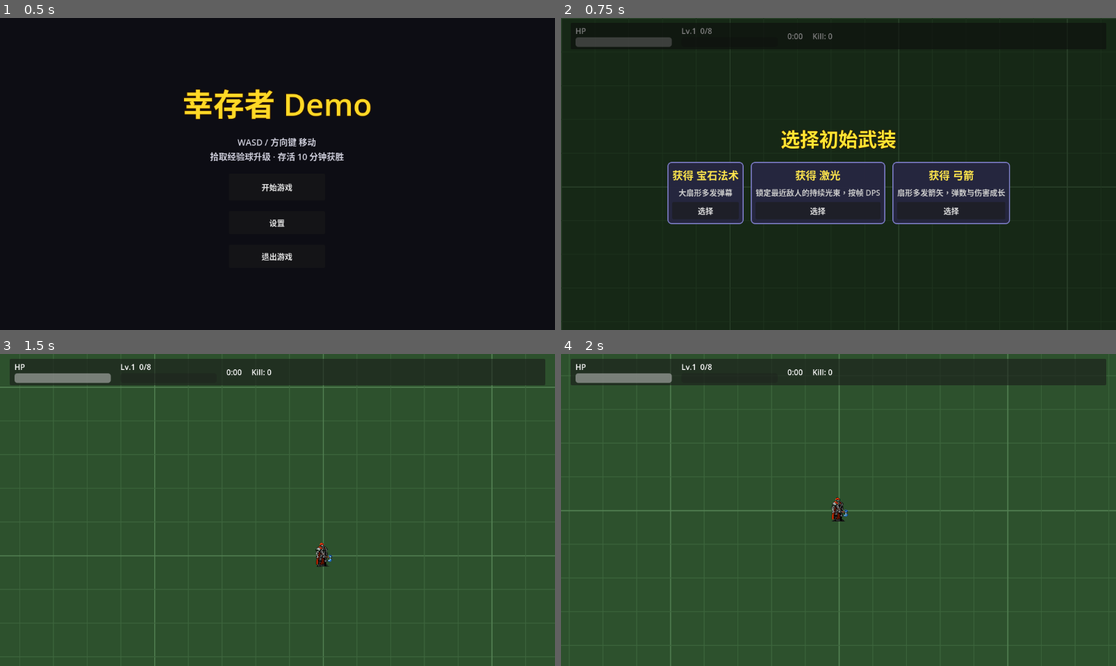
Above: before the commit, frames 1-4 (two rows, left to right).
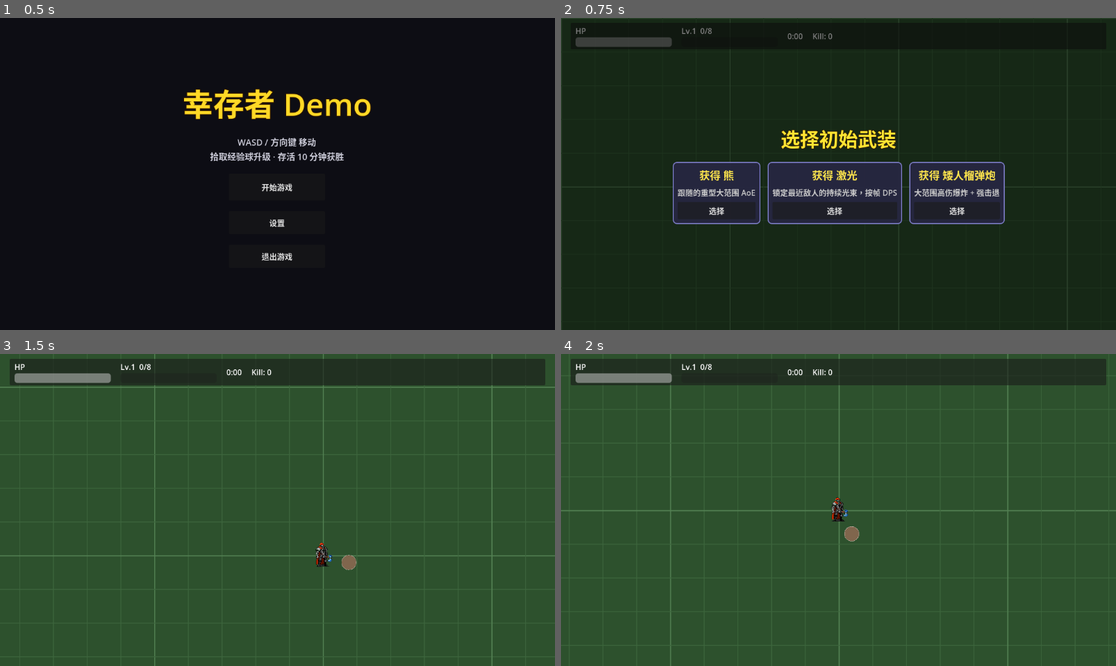
Above: after the commit, the same moments.

Repository: XxRa1n/demo-01
Game: Godot game, scene res://scenes/entry.tscn
Same seed, same stepped clock (60 frames per second), same inputs: the game is played once before the commit and once after it.
Inputs:
- Up to frame 1 (0.5 s): no input
- Up to frame 2 (0.75 s): click "开始游戏" at 0.5 s
- Up to frame 3 (1.5 s): click "选择" at 1.25 s
- Up to frame 4 (2 s): no input

Frame 1 is identical in both runs. In frame 2, 3.7% of the frame differs, in the area x 19-81%, y 46-67%; in frame 3, 0.1%; in frame 4, 0.1%.

Commit message:
feat: 新增 SlashArea/Minion 武器，完成 宝石.md 全 21 把武器目录
- effects/slash.gd: 瞬时扇形斩击实体（_ready 立即命中 + 短暂淡出）
- effects/minion.gd: 召唤物实体（环绕玩家公转 + 周期自动攻击，aoe 脉冲 / ranged 直射弹）
- WeaponBase: _sync_minions 助手（factory Callable 幂等同步数量）
- 7 把 8 级武器 + 注册进 WEAPON_CATALOG：长剑/巨剑/棍子(SlashArea)、炮台/猫/龙/熊(Minion)
- 武器目录现 21 把，覆盖 ProjectileBase/LocatedBase/Beam/Shockwave/OrbitEntity/SlashArea/Minion 七个基类

Co-Authored-By: Claude <noreply@anthropic.com>

Diff:
--- a/autoload/upgrade_manager.gd
+++ b/autoload/upgrade_manager.gd
@@ -126,6 +126,62 @@
 		"script_path": "res://scripts/weapon/weapon_holy_book.gd",
 		"node_name": "WeaponHolyBook",
 		"icon_color": Color(0.95, 0.92, 0.6),
+	},
+	{
+		"id": &"sword",
+		"display_name": "长剑",
+		"desc": "瞬时扇形斩击 + 强击退",
+		"script_path": "res://scripts/weapon/weapon_sword.gd",
+		"node_name": "WeaponSword",
+		"icon_color": Color(0.9, 0.9, 0.95),
+	},
+	{
+		"id": &"greatsword",
+		"display_name": "巨剑",
+		"desc": "更宽更大的斩击，高伤慢速",
+		"script_path": "res://scripts/weapon/weapon_greatsword.gd",
+		"node_name": "WeaponGreatsword",
+		"icon_color": Color(0.7, 0.7, 0.8),
+	},
+	{
+		"id": &"staff",
+		"display_name": "棍子",
+		"desc": "较窄但快的斩击",
+		"script_path": "res://scripts/weapon/weapon_staff.gd",
+		"node_name": "WeaponStaff",
+		"icon_color": Color(0.75, 0.55, 0.3),
+	},
+	{
+		"id": &"turret",
+		"display_name": "炮台",
+		"desc": "环绕炮台，自动发射直射弹",
+		"script_path": "res://scripts/weapon/weapon_turret.gd",
+		"node_name": "WeaponTurret",
+		"icon_color": Color(0.5, 0.5, 0.6),
+	},
+	{
+		"id": &"cat",
+		"display_name": "猫",
+		"desc": "跟随的快速近战 AoE",
+		"script_path": "res://scripts/weapon/weapon_cat.gd",
+		"node_name": "WeaponCat",
+		"icon_color": Color(0.9, 0.7, 0.4),
+	},
+	{
+		"id": &"dragon",
+		"display_name": "龙",
+		"desc": "跟随的吐息 AoE，附燃烧",
+		"script_path": "res://scripts/weapon/weapon_dragon.gd",
+		"node_name": "WeaponDragon",
+		"icon_color": Color(0.95, 0.4, 0.3),
+	},
+	{
+		"id": &"bear",
+		"display_name": "熊",
+		"desc": "跟随的重型大范围 AoE",
+		"script_path": "res://scripts/weapon/weapon_bear.gd",
+		"node_name": "WeaponBear",
+		"icon_color": Color(0.5, 0.4, 0.3),
 	},
 ]
 
--- /dev/null
+++ b/effects/minion.gd
@@ -0,0 +1,102 @@
+extends Node2D
+
+const DamageInfo = preload("res://scripts/combat/damage_info.gd")
+const projectile_scene: PackedScene = preload("res://scenes/projectile.tscn")
+
+## 召唤物（炮台/猫/龙/熊用）：环绕玩家公转，周期自动攻击射程内最近敌人。
+## attack_kind: "aoe"=自身周围 AoE 脉冲(猫/龙/熊)；"ranged"=发射直射弹(炮台)。
+
+var orbit_radius: float = 60.0
+var orbit_speed: float = 2.0
+var base_angle: float = 0.0
+var angle: float = 0.0
+
+var attack_range: float = 160.0
+var attack_interval: float = 0.8
+var attack_radius: float = 45.0   # aoe 半径
+var damage: float = 8.0
+var proj_speed: float = 520.0
+var attack_kind: String = "aoe"
+var element: int = DamageInfo.Element.NONE
+var source_weapon: Node = null
+var color: Color = Color(0.8, 0.6, 0.4)
+var size: int = 16
+
+var _timer: float = 0.0
+
+
+func setup(p_orbit_r: float, p_orbit_spd: float, p_atk_range: float, p_atk_interval: float, p_atk_radius: float, p_damage: float, p_kind: String, p_color: Color, p_size: int, p_element: int = DamageInfo.Element.NONE, p_source: Node = null) -> void:
+	orbit_radius = p_orbit_r
+	orbit_speed = p_orbit_spd
+	attack_range = p_atk_range
+	attack_interval = p_atk_interval
+	attack_radius = p_atk_radius
+	damage = p_damage
+	attack_kind = p_kind
+	color = p_color
+	size = p_size
+	element = p_element
+	source_weapon = p_source
+
+
+func set_base_angle(a: float) -> void:
+	base_angle = a
+
+
+func _physics_process(delta: float) -> void:
+	if game_manager.game_over or game_manager.is_paused:
+		return
+	if not is_instance_valid(game_manager.player):
+		return
+	angle = fmod(angle + orbit_speed * delta, TAU)
+	global_position = game_manager.player.global_position + Vector2.from_angle(base_angle + angle) * orbit_radius
+
+	_timer -= delta
+	if _timer <= 0.0:
+		var nearest := _find_nearest_in_range()
+		if nearest != null:
+			_timer = attack_interval
+			_attack(nearest)
+		else:
+			_timer = 0.2  # 无目标，稍后重试
+	queue_redraw()
+
+
+func _attack(nearest: Node) -> void:
+	if attack_kind == "ranged":
+		var dir: Vector2 = (nearest.global_position - global_position).normalized()
+		var proj := projectile_scene.instantiate()
+		proj.setup(damage, proj_speed, dir, 0, element, source_weapon)
+		proj.global_position = global_position
+		if is_instance_valid(get_parent()):
+			get_parent().add_child(proj)
+	else:
+		# 自身周围 AoE
+		if enemy_spawner.enemies_container:
+			for e in enemy_spawner.enemies_container.get_children():
+				if not (e is CharacterBody2D) or not is_instance_valid(e):
+					continue
+				if global_position.distance_to(e.global_position) > attack_radius:
+					continue
+				var info := DamageInfo.new(damage, element, Vector2.ZERO, 0.0)
+				info.source_weapon = source_weapon
+				combat_system.damage_enemy(e, info)
+
+
+func _find_nearest_in_range() -> Node:
+	if not enemy_spawner.enemies_container:
+		return null
+	var nearest: Node = null
+	var nd: float = attack_range
+	for c in enemy_spawner.enemies_container.get_children():
+		if c is CharacterBody2D and is_instance_valid(c):
+			var d: float = global_position.distance_to(c.global_position)
+			if d < nd:
+				nd = d
+				nearest = c
+	return nearest
+
+
+func _draw() -> void:
+	draw_circle(Vector2.ZERO, float(size), color)
+	draw_arc(Vector2.ZERO, float(size), 0.0, TAU, 20, Color(1, 1, 1, 0.5), 1.0)
--- /dev/null
+++ b/effects/slash.gd
@@ -0,0 +1,64 @@
+extends Node2D
+
+const DamageInfo = preload("res://scripts/combat/damage_info.gd")
+
+## 斩击区域（长剑/巨剑/棍子用）：朝 facing 方向的瞬时扇形斩击，命中范围内全部敌人一次 + 击退。
+## _ready 时立即结算命中，随后短暂淡出消失。
+
+const LIFE: float = 0.18
+
+var radius: float = 120.0
+var arc: float = 1.75       # ~100°
+var damage: float = 14.0
+var knockback: float = 300.0
+var facing: Vector2 = Vector2.RIGHT
+var element: int = DamageInfo.Element.NONE
+var source_weapon: Node = null
+
+var _life: float = LIFE
+
+
+func setup(p_radius: float, p_arc: float, p_damage: float, p_knockback: float, p_facing: Vector2, p_element: int = DamageInfo.Element.NONE, p_source: Node = null) -> void:
+	radius = p_radius
+	arc = p_arc
+	damage = p_damage
+	knockback = p_knockback
+	facing = p_facing
+	element = p_element
+	source_weapon = p_source
+
+
+func _ready() -> void:
+	var half_arc: float = arc * 0.5
+	if enemy_spawner.enemies_container:
+		for e in enemy_spawner.enemies_container.get_children():
+			if not (e is CharacterBody2D) or not is_instance_valid(e):
+				continue
+			var rel: Vector2 = e.global_position - global_position
+			var d: float = rel.length()
+			if d > radius:
+				continue
+			if d > 0.001 and abs(rel.angle_to(facing)) > half_arc:
+				continue
+			var kdir: Vector2 = rel.normalized() if d > 0.001 else facing
+			var info := DamageInfo.new(damage, element, kdir, knockback)
+			info.source_weapon = source_weapon
+			combat_system.damage_enemy(e, info)
+
+
+func _process(delta: float) -> void:
+	_life -= delta
+	queue_redraw()
+	if _life <= 0.0:
+		queue_free()
+
+
+func _draw() -> void:
+	var alpha: float = clampf(_life / LIFE, 0.0, 1.0)
+	var col := Color(1.0, 1.0, 1.0, 0.5 * alpha)
+	var a0: float = facing.angle() - arc * 0.5
+	# 扇形外弧
+	draw_arc(Vector2.ZERO, radius, a0, a0 + arc, 24, col, 3.0)
+	# 扇形两条边
+	draw_line(Vector2.ZERO, Vector2.from_angle(a0) * radius, col, 2.0)
+	draw_line(Vector2.ZERO, Vector2.from_angle(a0 + arc) * radius, col, 2.0)
--- a/scripts/weapon/weapon_base.gd
+++ b/scripts/weapon/weapon_base.gd
@@ -28,6 +28,9 @@
 
 ## 环绕实体缓存（OrbitEntity 类武器用：旋转飞斧 / 环绕圣经）
 var _orbit_blades: Array = []
+
+## 召唤物缓存（Minion 类武器用：炮台 / 猫 / 龙 / 熊）
+var _minions: Array = []
 
 
 func _ready() -> void:
@@ -164,3 +167,21 @@
 	for i in _orbit_blades.size():
 		var base_angle: float = (float(i) / float(max(_orbit_blades.size(), 1))) * TAU
 		_orbit_blades[i].set_params(radius, speed, base_angle, dmg, element, self)
+
+
+## 通用：维持 N 个召唤物（Minion 类武器共用）。幂等同步数量；setup_fn 负责逐个配置（含 base_angle）。
+## factory: 返回一个新 Minion 实例的 Callable（minion 无 .tscn，用 Minion.new()）。
+func _sync_minions(factory: Callable, count: int, setup_fn: Callable) -> void:
+	if not is_instance_valid(projectiles_container):
+		return
+	while _minions.size() < count:
+		var m = factory.call()
+		projectiles_container.add_child(m)
+		_minions.append(m)
+	while _minions.size() > count:
+		var extra = _minions.pop_back()
+		if is_instance_valid(extra):
+			extra.queue_free()
+	var n: int = max(_minions.size(), 1)
+	for i in _minions.size():
+		setup_fn.call(_minions[i], i, n)
--- /dev/null
+++ b/scripts/weapon/weapon_bear.gd
@@ -0,0 +1,42 @@
+extends WeaponBase
+
+## 熊（Minion·Follower）：跟随玩家的重型 AoE，大范围高伤慢速。
+## L5 横冲直撞（近似为更大范围 + 更多数量）。
+
+const Minion = preload("res://effects/minion.gd")
+
+const LEVEL_DATA: Array = [
+	{"count": 1, "dmg": 1.0, "cd": 1.0, "range": 150.0, "interval": 1.4, "radius": 70.0},
+	{"count": 1, "dmg": 1.2, "cd": 1.0, "range": 150.0, "interval": 1.4, "radius": 70.0},
+	{"count": 1, "dmg": 1.2, "cd": 1.0, "range": 160.0, "interval": 1.3, "radius": 76.0},
+	{"count": 1, "dmg": 1.3, "cd": 1.0, "range": 160.0, "interval": 1.2, "radius": 76.0},
+	{"count": 2, "dmg": 1.4, "cd": 1.0, "range": 175.0, "interval": 1.1, "radius": 84.0},
+	{"count": 2, "dmg": 1.45, "cd": 1.0, "range": 175.0, "interval": 1.1, "radius": 84.0},
+	{"count": 2, "dmg": 1.45, "cd": 1.0, "range": 185.0, "interval": 1.0, "radius": 90.0},
+	{"count": 3, "dmg": 1.55, "cd": 1.0, "range": 195.0, "interval": 1.0, "radius": 96.0},
+]
+
+
+func _init() -> void:
+	weapon_id = &"bear"
+	display_name = "熊"
+	weapon_icon_color = Color(0.5, 0.4, 0.3)
+	base_damage = 16.0
+	base_cooldown = 0.5
+
+
+func _level_data() -> Array:
+	return LEVEL_DATA
+
+
+func get_upgrade_description() -> String:
+	return "范围 / 伤害 / 数量"
+
+
+func _fire() -> void:
+	var lv := get_current_level_data()
+	var dmg := _calc_damage(float(lv["dmg"]))
+	_sync_minions(func(): return Minion.new(), int(lv["count"]), func(m, i, n):
+		m.setup(80.0, 1.6, float(lv["range"]), float(lv["interval"]), float(lv["radius"]), dmg, "aoe", Color(0.5, 0.4, 0.3), 22)
+		m.set_base_angle(float(i) / float(n) * TAU)
+	)
--- /dev/null
+++ b/scripts/weapon/weapon_cat.gd
@@ -0,0 +1,42 @@
+extends WeaponBase
+
+## 猫（Minion·Follower）：跟随玩家的快速近战，短间隔小 AoE。
+## L5 分身10s（近似为更多数量）。
+
+const Minion = preload("res://effects/minion.gd")
+
+const LEVEL_DATA: Array = [
+	{"count": 1, "dmg": 1.0, "cd": 1.0, "range": 150.0, "interval": 0.5, "radius": 36.0},
+	{"count": 1, "dmg": 1.2, "cd": 1.0, "range": 150.0, "interval": 0.5, "radius": 36.0},
+	{"count": 2, "dmg": 1.2, "cd": 1.0, "range": 160.0, "interval": 0.5, "radius": 38.0},
+	{"count": 2, "dmg": 1.25, "cd": 1.0, "range": 160.0, "interval": 0.45, "radius": 38.0},
+	{"count": 3, "dmg": 1.3, "cd": 1.0, "range": 170.0, "interval": 0.45, "radius": 40.0},
+	{"count": 3, "dmg": 1.35, "cd": 1.0, "range": 170.0, "interval": 0.45, "radius": 40.0},
+	{"count": 4, "dmg": 1.35, "cd": 1.0, "range": 180.0, "interval": 0.4, "radius": 42.0},
+	{"count": 4, "dmg": 1.45, "cd": 1.0, "range": 190.0, "interval": 0.4, "radius": 44.0},
+]
+
+
+func _init() -> void:
+	weapon_id = &"cat"
+	display_name = "猫"
+	weapon_icon_color = Color(0.9, 0.7, 0.4)
+	base_damage = 6.0
+	base_cooldown = 0.5
+
+
+func _level_data() -> Array:
+	return LEVEL_DATA
+
+
+func get_upgrade_description() -> String:
+	return "数量 / 攻速 / 伤害"
+
+
+func _fire() -> void:
+	var lv := get_current_level_data()
+	var dmg := _calc_damage(float(lv["dmg"]))
+	_sync_minions(func(): return Minion.new(), int(lv["count"]), func(m, i, n):
+		m.setup(58.0, 3.0, float(lv["range"]), float(lv["interval"]), float(lv["radius"]), dmg, "aoe", Color(0.9, 0.7, 0.4), 12)
+		m.set_base_angle(float(i) / float(n) * TAU)
+	)
--- /dev/null
+++ b/scripts/weapon/weapon_dragon.gd
@@ -0,0 +1,43 @@
+extends WeaponBase
+
+## 龙（Minion·Follower）：跟随玩家的中距吐息 AoE，附火元素（点燃）。
+## L5 三条火焰路径（近似为更大 AoE + 更多数量）。
+
+const DamageInfo = preload("res://scripts/combat/damage_info.gd")
+const Minion = preload("res://effects/minion.gd")
+
+const LEVEL_DATA: Array = [
+	{"count": 1, "dmg": 1.0, "cd": 1.0, "range": 170.0, "interval": 1.0, "radius": 52.0},
+	{"count": 1, "dmg": 1.2, "cd": 1.0, "range": 170.0, "interval": 1.0, "radius": 52.0},
+	{"count": 1, "dmg": 1.2, "cd": 1.0, "range": 180.0, "interval": 0.95, "radius": 56.0},
+	{"count": 1, "dmg": 1.25, "cd": 1.0, "range": 180.0, "interval": 0.9, "radius": 56.0},
+	{"count": 2, "dmg": 1.35, "cd": 1.0, "range": 195.0, "interval": 0.85, "radius": 62.0},
+	{"count": 2, "dmg": 1.4, "cd": 1.0, "range": 195.0, "interval": 0.85, "radius": 62.0},
+	{"count": 3, "dmg": 1.4, "cd": 1.0, "range": 205.0, "interval": 0.8, "radius": 66.0},
+	{"count": 3, "dmg": 1.5, "cd": 1.0, "range": 215.0, "interval": 0.8, "radius": 70.0},
+]
+
+
+func _init() -> void:
+	weapon_id = &"dragon"
+	display_name = "龙"
+	weapon_icon_color = Color(0.95, 0.4, 0.3)
+	base_damage = 14.0
+	base_cooldown = 0.5
+
+
+func _level_data() -> Array:
+	return LEVEL_DATA
+
+
+func get_upgrade_description() -> String:
+	return "数量 / 范围 / 燃烧"
+
+
+func _fire() -> void:
+	var lv := get_current_level_data()
+	var dmg := _calc_damage(float(lv["dmg"]))
+	_sync_minions(func(): return Minion.new(), int(lv["count"]), func(m, i, n):
+		m.setup(66.0, 2.2, float(lv["range"]), float(lv["interval"]), float(lv["radius"]), dmg, "aoe", Color(0.95, 0.4, 0.3), 18, DamageInfo.Element.FIRE)
+		m.set_base_angle(float(i) / float(n) * TAU)
+	)
--- /dev/null
+++ b/scripts/weapon/weapon_greatsword.gd
@@ -0,0 +1,44 @@
+extends WeaponBase
+
+## 巨剑（SlashArea）：更宽更大的斩击，高伤慢速。
+## L5 巨剑变大5s（近似为更大范围/角度）。
+
+const Slash = preload("res://effects/slash.gd")
+
+const LEVEL_DATA: Array = [
+	{"dmg": 1.0, "cd": 1.0, "radius": 140.0, "arc": 2.2, "knockback": 360.0},
+	{"dmg": 1.2, "cd": 1.0, "radius": 140.0, "arc": 2.2, "knockback": 380.0},
+	{"dmg": 1.2, "cd": 1.0, "radius": 150.0, "arc": 2.3, "knockback": 380.0},
+	{"dmg": 1.25, "cd": 1.0, "radius": 150.0, "arc": 2.3, "knockback": 400.0},
+	{"dmg": 1.45, "cd": 1.0, "radius": 175.0, "arc": 2.5, "knockback": 440.0},   # 巨剑变大
+	{"dmg": 1.5, "cd": 1.0, "radius": 175.0, "arc": 2.5, "knockback": 440.0},
+	{"dmg": 1.5, "cd": 0.9, "radius": 185.0, "arc": 2.6, "knockback": 460.0},
+	{"dmg": 1.6, "cd": 0.9, "radius": 195.0, "arc": 2.7, "knockback": 480.0},
+]
+
+
+func _init() -> void:
+	weapon_id = &"greatsword"
+	display_name = "巨剑"
+	weapon_icon_color = Color(0.7, 0.7, 0.8)
+	base_damage = 20.0
+	base_cooldown = 1.3
+
+
+func _level_data() -> Array:
+	return LEVEL_DATA
+
+
+func get_upgrade_description() -> String:
+	return "范围 / 伤害 / 击退"
+
+
+func _fire() -> void:
+	var nearest := _find_nearest_enemy()
+	var facing := (nearest.global_position - game_manager.player.global_position).normalized() if nearest != null else Vector2.RIGHT
+	var lv := get_current_level_data()
+	var s := Slash.new()
+	s.setup(float(lv["radius"]), float(lv["arc"]), _calc_damage(float(lv["dmg"])), float(lv["knockback"]), facing)
+	s.source_weapon = self
+	s.global_position = game_manager.player.global_position
+	projectiles_container.add_child(s)
--- /dev/null
+++ b/scripts/weapon/weapon_staff.gd
@@ -0,0 +1,44 @@
+extends WeaponBase
+
+## 棍子（SlashArea）：较窄但快的斩击，靠攻速/伤害成长。
+## L5「投掷棍子原地旋转造伤减速」留待后续；本批为快速窄斩。
+
+const Slash = preload("res://effects/slash.gd")
+
+const LEVEL_DATA: Array = [
+	{"dmg": 1.0, "cd": 1.0, "radius": 130.0, "arc": 1.4, "knockback": 220.0},
+	{"dmg": 1.2, "cd": 1.0, "radius": 130.0, "arc": 1.4, "knockback": 240.0},
+	{"dmg": 1.2, "cd": 1.0, "radius": 138.0, "arc": 1.5, "knockback": 240.0},
+	{"dmg": 1.25, "cd": 0.8, "radius": 138.0, "arc": 1.5, "knockback": 260.0},
+	{"dmg": 1.4, "cd": 0.8, "radius": 150.0, "arc": 1.6, "knockback": 280.0},   # 投掷旋转(近似)
+	{"dmg": 1.45, "cd": 0.8, "radius": 150.0, "arc": 1.6, "knockback": 280.0},
+	{"dmg": 1.45, "cd": 0.65, "radius": 158.0, "arc": 1.7, "knockback": 300.0},
+	{"dmg": 1.55, "cd": 0.65, "radius": 168.0, "arc": 1.8, "knockback": 320.0},
+]
+
+
+func _init() -> void:
+	weapon_id = &"staff"
+	display_name = "棍子"
+	weapon_icon_color = Color(0.75, 0.55, 0.3)
+	base_damage = 12.0
+	base_cooldown = 0.8
+
+
+func _level_data() -> Array:
+	return LEVEL_DATA
+
+
+func get_upgrade_description() -> String:
+	return "攻速 / 范围 / 伤害"
+
+
+func _fire() -> void:
+	var nearest := _find_nearest_enemy()
+	var facing := (nearest.global_position - game_manager.player.global_position).normalized() if nearest != null else Vector2.RIGHT
+	var lv := get_current_level_data()
+	var s := Slash.new()
+	s.setup(float(lv["radius"]), float(lv["arc"]), _calc_damage(float(lv["dmg"])), float(lv["knockback"]), facing)
+	s.source_weapon = self
+	s.global_position = game_manager.player.global_position
+	projectiles_container.add_child(s)
--- /dev/null
+++ b/scripts/weapon/weapon_sword.gd
@@ -0,0 +1,44 @@
+extends WeaponBase
+
+## 长剑（SlashArea）：朝最近敌人方向瞬时扇形斩击，命中范围内全部敌人 + 强击退。
+## 靠范围/角度/伤害成长。L5 月光大剑波（近似为更大斩击）。
+
+const Slash = preload("res://effects/slash.gd")
+
+const LEVEL_DATA: Array = [
+	{"dmg": 1.0, "cd": 1.0, "radius": 120.0, "arc": 1.75, "knockback": 300.0},
+	{"dmg": 1.2, "cd": 1.0, "radius": 120.0, "arc": 1.75, "knockback": 320.0},
+	{"dmg": 1.2, "cd": 1.0, "radius": 130.0, "arc": 1.9, "knockback": 320.0},
+	{"dmg": 1.25, "cd": 0.9, "radius": 130.0, "arc": 1.9, "knockback": 340.0},
+	{"dmg": 1.4, "cd": 0.9, "radius": 150.0, "arc": 2.1, "knockback": 360.0},   # 月光大剑波
+	{"dmg": 1.45, "cd": 0.9, "radius": 150.0, "arc": 2.1, "knockback": 360.0},
+	{"dmg": 1.45, "cd": 0.8, "radius": 160.0, "arc": 2.2, "knockback": 380.0},
+	{"dmg": 1.55, "cd": 0.8, "radius": 170.0, "arc": 2.3, "knockback": 400.0},
+]
+
+
+func _init() -> void:
+	weapon_id = &"sword"
+	display_name = "长剑"
+	weapon_icon_color = Color(0.9, 0.9, 0.95)
+	base_damage = 14.0
+	base_cooldown = 0.9
+
+
+func _level_data() -> Array:
+	return LEVEL_DATA
+
+
+func get_upgrade_description() -> String:
+	return "范围 / 角度 / 伤害"
+
+
+func _fire() -> void:
+	var nearest := _find_nearest_enemy()
+	var facing := (nearest.global_position - game_manager.player.global_position).normalized() if nearest != null else Vector2.RIGHT
+	var lv := get_current_level_data()
+	var s := Slash.new()
+	s.setup(float(lv["radius"]), float(lv["arc"]), _calc_damage(float(lv["dmg"])), float(lv["knockback"]), facing)
+	s.source_weapon = self
+	s.global_position = game_manager.player.global_position
+	projectiles_container.add_child(s)
--- /dev/null
+++ b/scripts/weapon/weapon_turret.gd
@@ -0,0 +1,42 @@
+extends WeaponBase
+
+## 炮台（Minion·Turret）：环绕玩家的炮台，周期发射直射弹打最近敌人。
+## 靠数量 / 射速 / 伤害成长。L5 发射 laser（近似为更高伤害）。
+
+const Minion = preload("res://effects/minion.gd")
+
+const LEVEL_DATA: Array = [
+	{"count": 1, "dmg": 1.0, "cd": 1.0, "range": 360.0, "interval": 1.0},
+	{"count": 1, "dmg": 1.2, "cd": 1.0, "range": 360.0, "interval": 1.0},
+	{"count": 2, "dmg": 1.2, "cd": 1.0, "range": 380.0, "interval": 0.95},
+	{"count": 2, "dmg": 1.25, "cd": 1.0, "range": 380.0, "interval": 0.9},
+	{"count": 3, "dmg": 1.35, "cd": 1.0, "range": 400.0, "interval": 0.85},
+	{"count": 3, "dmg": 1.4, "cd": 1.0, "range": 400.0, "interval": 0.85},
+	{"count": 4, "dmg": 1.4, "cd": 1.0, "range": 420.0, "interval": 0.8},
+	{"count": 4, "dmg": 1.5, "cd": 1.0, "range": 440.0, "interval": 0.8},
+]
+
+
+func _init() -> void:
+	weapon_id = &"turret"
+	display_name = "炮台"
+	weapon_icon_color = Color(0.5, 0.5, 0.6)
+	base_damage = 8.0
+	base_cooldown = 0.5  # 召唤物持续存在，_fire 仅幂等同步
+
+
+func _level_data() -> Array:
+	return LEVEL_DATA
+
+
+func get_upgrade_description() -> String:
+	return "炮台数量 / 射速 / 伤害"
+
+
+func _fire() -> void:
+	var lv := get_current_level_data()
+	var dmg := _calc_damage(float(lv["dmg"]))
+	_sync_minions(func(): return Minion.new(), int(lv["count"]), func(m, i, n):
+		m.setup(72.0, 1.2, float(lv["range"]), float(lv["interval"]), 0.0, dmg, "ranged", Color(0.5, 0.5, 0.6), 14)
+		m.set_base_angle(float(i) / float(n) * TAU)
+	)
Not shown, added: effects/minion.gd.uid
Not shown, added: effects/slash.gd.uid
Not shown, added: scripts/weapon/weapon_bear.gd.uid
Not shown, added: scripts/weapon/weapon_cat.gd.uid
Not shown, added: scripts/weapon/weapon_dragon.gd.uid
Not shown, added: scripts/weapon/weapon_greatsword.gd.uid
Not shown, added: scripts/weapon/weapon_staff.gd.uid
Not shown, added: scripts/weapon/weapon_sword.gd.uid
Not shown, added: scripts/weapon/weapon_turret.gd.uid
